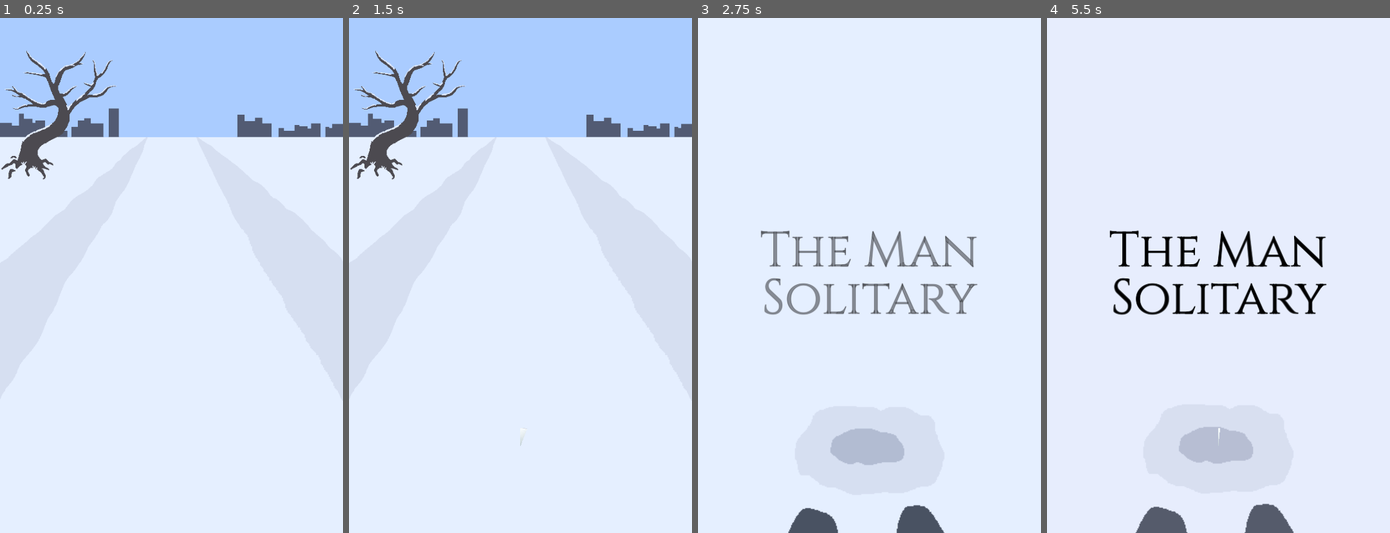
Above: before the commit, frames 1-4 (left to right).
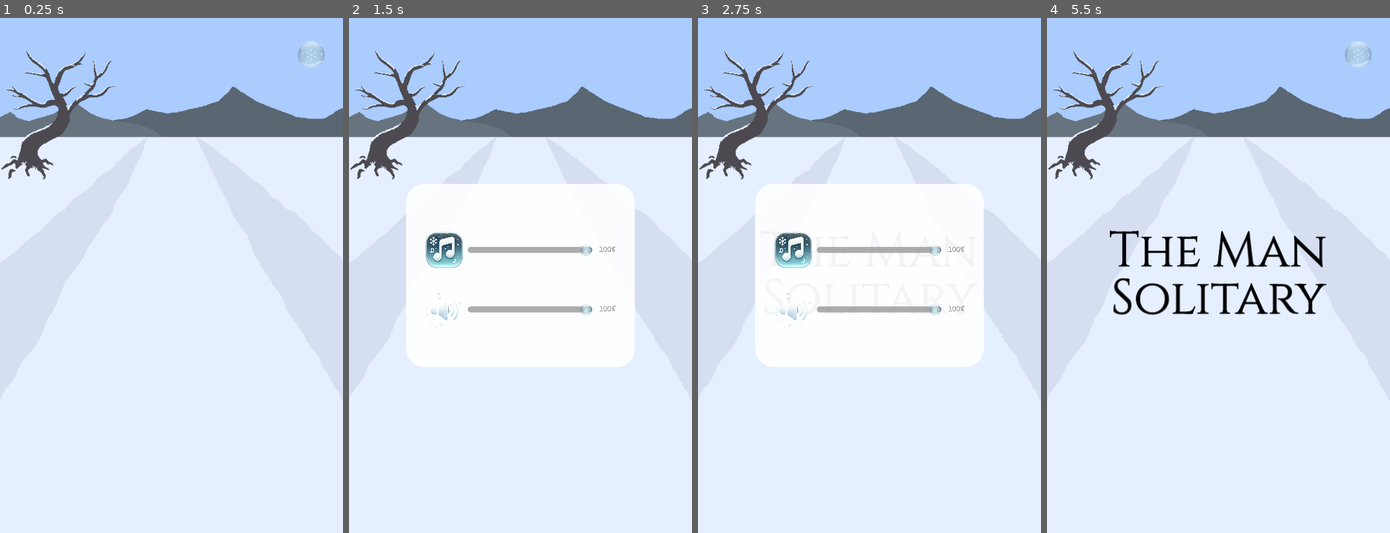
Above: after the commit, the same moments.

Repository: DGIST2023choidoyun/snow-game
Game: Godot game, scene res://scenes/scenes.tscn
The game is run twice, just before and just after one commit, with the same random seed, the same clock (stepped at 60 frames per second) and the same inputs. Before the commit the project starts from res://scenes/main.tscn.tscn.
Inputs (mouse positions are in pixels of both pictures, inside the frame that each line leads up to):
- Up to frame 1 (0.25 s): no input
- Up to frame 2 (1.5 s): click (661, 54) at 0.52 s; tap Enter at 1.25 s; move the mouse to (595, 249) at 1.27 s; hold Up (Head Up) from 1.28 s (still down); hold Space (Charge) from 1.28 s (still down); click (595, 249) at 1.42 s
- Up to frame 3 (2.75 s): move the mouse to (800, 301) at 2.02 s; release Up (Head Up) at 2.03 s; release Space (Charge) at 2.03 s; hold Down (Head Down) from 2.03 s (still down); tap Space (Charge) at 2.1 s; click (800, 301) at 2.17 s
- Up to frame 4 (5.5 s): move the mouse to (1252, 162) at 2.77 s; release Down (Head Down) at 2.78 s; hold Space (Charge) 2.78-3.53 s; hold Up (Head Up) 2.78-4.28 s; click (1252, 162) at 2.92 s; move the mouse to (1201, 378) at 3.52 s; tap Space (Charge) at 3.6, 5.1 s; click (1201, 378) at 3.67 s; move the mouse to (1321, 352) at 4.27 s; hold Space (Charge) 4.28-5.03 s; hold Down (Head Down) from 4.28 s (still down); click (1321, 352) at 4.42 s; move the mouse to (1115, 198) at 5.02 s; click (1115, 198) at 5.17 s

The runs differ from the first frame. In frame 1, 4.4% of the frame differs, in the area x 0-100%, y 4-24%; in frame 2, 9.8%; in frame 3, 30%, in the area x 0-100%, y 0-100%; in frame 4, 26%.

Commit message:
03.10. title complete, control

Diff:
--- /dev/null
+++ b/default_bus_layout.tres
@@ -0,0 +1,15 @@
+[gd_resource type="AudioBusLayout" format=3 uid="uid://ckedsa4i7nbo7"]
+
+[resource]
+bus/1/name = &"BGM"
+bus/1/solo = false
+bus/1/mute = false
+bus/1/bypass_fx = false
+bus/1/volume_db = 0.0
+bus/1/send = &"Master"
+bus/2/name = &"Effect"
+bus/2/solo = false
+bus/2/mute = false
+bus/2/bypass_fx = false
+bus/2/volume_db = 0.0
+bus/2/send = &"Master"
--- a/project.godot
+++ b/project.godot
@@ -12,13 +12,14 @@
 
 config/name="The Man Solitary"
 config/version="0.0.1"
-run/main_scene="res://scenes/main.tscn.tscn"
+run/main_scene="res://scenes/scenes.tscn"
 config/features=PackedStringArray("4.3")
 config/icon="res://icon.png"
 
 [autoload]
 
 GlobalKeyInput="*res://scripts/global/global_key_input.gd"
+GlobalData="*res://scripts/global/global_data.gd"
 
 [display]
 
--- a/scenes/main.tscn.tscn
+++ b/scenes/main.tscn
@@ -1,12 +1,13 @@
-[gd_scene load_steps=9 format=3 uid="uid://q1pdyx7dov4b"]
+[gd_scene load_steps=10 format=3 uid="uid://q1pdyx7dov4b"]
 
-[ext_resource type="Script" path="res://scripts/title/sky_clock.gd" id="1_tcv57"]
-[ext_resource type="Texture2D" uid="uid://b0eq4jutni2rj" path="res://textures/snow_way.png" id="2_iwh7o"]
-[ext_resource type="PackedScene" uid="uid://dg7m4ropivb7m" path="res://scenes/objects/player.tscn" id="3_djmfx"]
-[ext_resource type="Script" path="res://scripts/title/title_animation.gd" id="3_p4xtq"]
-[ext_resource type="FontFile" uid="uid://ebg8pxwvi7c1" path="res://fonts/Cinzel,Oswald/Cinzel/Cinzel-VariableFont_wght.ttf" id="4_ep4ng"]
-[ext_resource type="Texture2D" uid="uid://cgrprj6f6ekt4" path="res://textures/newspaper.png" id="6_xut2p"]
-[ext_resource type="FontFile" uid="uid://801dqtmrq0mt" path="res://fonts/veteran_typewriter/veteran typewriter.ttf" id="7_i71pv"]
+[ext_resource type="Script" path="res://scripts/title/sky_clock.gd" id="1_nay05"]
+[ext_resource type="Texture2D" uid="uid://b0eq4jutni2rj" path="res://textures/snow_way.png" id="2_tp7y0"]
+[ext_resource type="PackedScene" uid="uid://dg7m4ropivb7m" path="res://scenes/objects/player.tscn" id="3_ylcxu"]
+[ext_resource type="Script" path="res://scripts/title/title_animation.gd" id="4_onrtu"]
+[ext_resource type="FontFile" uid="uid://ebg8pxwvi7c1" path="res://fonts/Cinzel,Oswald/Cinzel/Cinzel-VariableFont_wght.ttf" id="5_y4uc6"]
+[ext_resource type="PackedScene" uid="uid://dp8v4j0vv0x4v" path="res://scenes/ui/settings.tscn" id="6_3i7sf"]
+[ext_resource type="Texture2D" uid="uid://cgrprj6f6ekt4" path="res://textures/newspaper.png" id="7_abvu2"]
+[ext_resource type="FontFile" uid="uid://801dqtmrq0mt" path="res://fonts/veteran_typewriter/veteran typewriter.ttf" id="8_v1wur"]
 
 [sub_resource type="StyleBoxFlat" id="StyleBoxFlat_udl0d"]
 bg_color = Color(0.6, 0.6, 0.6, 0)
@@ -24,10 +25,10 @@
 grow_horizontal = 2
 grow_vertical = 2
 color = Color(0.666667, 0.8, 1, 1)
-script = ExtResource("1_tcv57")
+script = ExtResource("1_nay05")
 
 [node name="Timer" type="Timer" parent="Sky"]
-wait_time = 5.0
+wait_time = 60.0
 autostart = true
 
 [node name="BG" type="TextureRect" parent="Sky" groups=["background"]]
@@ -124,28 +125,42 @@
 focus_mode = 0
 theme_override_colors/font_color = Color(0, 0, 0, 1)
 theme_override_constants/outline_size = 2
-theme_override_fonts/font = ExtResource("4_ep4ng")
+theme_override_fonts/font = ExtResource("5_y4uc6")
 theme_override_font_sizes/font_size = 48
 theme_override_styles/normal = SubResource("StyleBoxFlat_udl0d")
 text = "Settings
 "
 
-[node name="Newspaper" type="Sprite2D" parent="."]
+[node name="PreGame" type="Control" parent="TitleMenus"]
 visible = false
-position = Vector2(300, 450)
+layout_mode = 3
+anchors_preset = 15
+anchor_right = 1.0
+anchor_bottom = 1.0
+grow_horizontal = 2
+grow_vertical = 2
+
+[node name="Newspaper" type="Sprite2D" parent="TitleMenus/PreGame"]
+position = Vector2(300, 554)
 rotation = -0.31068
-scale = Vector2(2, 2)
-texture = ExtResource("6_xut2p")
+scale = Vector2(1e-05, 1e-05)
+texture = ExtResource("7_abvu2")
 
-[node name="Label" type="Label" parent="Newspaper"]
+[node name="Label" type="Label" parent="TitleMenus/PreGame/Newspaper"]
 offset_left = 9.0
 offset_top = -142.0
 offset_right = 124.0
 offset_bottom = -119.0
 theme_override_colors/font_color = Color(0, 0, 0, 1)
-theme_override_fonts/font = ExtResource("7_i71pv")
+theme_override_fonts/font = ExtResource("8_v1wur")
 theme_override_font_sizes/font_size = 14
 text = "A Man On The Street
 Who Is Crazy"
 
+[node name="Settings" parent="." instance=ExtResource("6_3i7sf")]
+
 [connection signal="timeout" from="Sky/Timer" to="Sky" method="_on_timer_timeout"]
+[connection signal="button_up" from="TitleMenus/Buttons/GameStartButton" to="TitleMenus" method="start"]
+[connection signal="button_up" from="TitleMenus/Buttons/GameStartButton" to="TitleMenus/Buttons" method="hide"]
+[connection signal="button_up" from="TitleMenus/Buttons/SettingsButton" to="Settings" method="display"]
+[connection signal="gui_input" from="TitleMenus/PreGame" to="TitleMenus" method="_on_pre_game_gui_input"]
--- a/scenes/objects/player.tscn
+++ b/scenes/objects/player.tscn
@@ -1,7 +1,9 @@
-[gd_scene load_steps=3 format=3 uid="uid://dg7m4ropivb7m"]
+[gd_scene load_steps=5 format=3 uid="uid://dg7m4ropivb7m"]
 
-[ext_resource type="Script" path="res://scenes/objects/player.gd" id="1_mxvbk"]
+[ext_resource type="Script" path="res://scripts/player.gd" id="1_mxvbk"]
 [ext_resource type="Texture2D" uid="uid://dxnu4saofsq0p" path="res://icon.png" id="2_1rnll"]
+[ext_resource type="AudioStream" uid="uid://dyjwn6ufxoqbk" path="res://sounds/effect/throw.mp3" id="3_mtelt"]
+[ext_resource type="AudioStream" uid="uid://b0ntvcq5o4b8k" path="res://sounds/effect/snowball_make.mp3" id="4_jnw4j"]
 
 [node name="Player" type="Node"]
 script = ExtResource("1_mxvbk")
@@ -26,3 +28,15 @@
 
 [node name="Marker2D" type="Marker2D" parent="SnowballProgress"]
 position = Vector2(64, 64)
+
+[node name="Throw" type="AudioStreamPlayer2D" parent="."]
+position = Vector2(300, 400)
+stream = ExtResource("3_mtelt")
+volume_db = 10.0
+bus = &"Effect"
+
+[node name="Make" type="AudioStreamPlayer2D" parent="."]
+position = Vector2(300, 400)
+stream = ExtResource("4_jnw4j")
+volume_db = 10.0
+bus = &"Effect"
--- a/scenes/objects/snow_ball.tscn
+++ b/scenes/objects/snow_ball.tscn
@@ -1,11 +1,13 @@
-[gd_scene load_steps=3 format=3 uid="uid://sxtw3rpsgq3u"]
+[gd_scene load_steps=4 format=3 uid="uid://sxtw3rpsgq3u"]
 
+[ext_resource type="Script" path="res://scripts/snow_ball.gd" id="1_7va6a"]
 [ext_resource type="Texture2D" uid="uid://dxnu4saofsq0p" path="res://icon.png" id="1_gsjsr"]
 
 [sub_resource type="CircleShape2D" id="CircleShape2D_v7dgu"]
 radius = 64.0
 
 [node name="Snowball" type="Area2D"]
+script = ExtResource("1_7va6a")
 
 [node name="Sprite2D" type="Sprite2D" parent="."]
 texture = ExtResource("1_gsjsr")
--- /dev/null
+++ b/scenes/scenes.tscn
@@ -0,0 +1,12 @@
+[gd_scene load_steps=3 format=3 uid="uid://csqfdowqhribg"]
+
+[ext_resource type="Script" path="res://scripts/system/scenes.gd" id="1_qxc5g"]
+[ext_resource type="AudioStream" uid="uid://ijssdxq5v4kf" path="res://sounds/bgm/shades_of_grey.mp3" id="2_nuury"]
+
+[node name="Scenes" type="Node"]
+script = ExtResource("1_qxc5g")
+
+[node name="AudioStreamPlayer2D" type="AudioStreamPlayer2D" parent="."]
+stream = ExtResource("2_nuury")
+autoplay = true
+bus = &"BGM"
--- /dev/null
+++ b/scenes/ui/settings.tscn
@@ -0,0 +1,160 @@
+[gd_scene load_steps=8 format=3 uid="uid://dp8v4j0vv0x4v"]
+
+[ext_resource type="Script" path="res://scripts/system/settings.gd" id="1_yi3ng"]
+[ext_resource type="Texture2D" uid="uid://l2xifmhfge2c" path="res://textures/UI/simple_btn.png" id="2_cc46u"]
+[ext_resource type="Texture2D" uid="uid://dm20f87rcosgp" path="res://textures/UI/bgm_icon.png" id="3_as5cd"]
+[ext_resource type="Texture2D" uid="uid://bh0805oynmvbf" path="res://textures/UI/effect_icon.png" id="4_lwmnv"]
+[ext_resource type="FontFile" uid="uid://801dqtmrq0mt" path="res://fonts/veteran_typewriter/veteran typewriter.ttf" id="4_nuqhb"]
+[ext_resource type="Texture2D" uid="uid://ydhsag8glkfk" path="res://textures/UI/grabber.png" id="4_ogdis"]
+
+[sub_resource type="StyleBoxFlat" id="StyleBoxFlat_0ry5n"]
+bg_color = Color(1, 1, 1, 0.909804)
+corner_radius_top_left = 32
+corner_radius_top_right = 32
+corner_radius_bottom_right = 32
+corner_radius_bottom_left = 32
+
+[node name="Settings" type="Control"]
+layout_mode = 3
+anchors_preset = 15
+anchor_right = 1.0
+anchor_bottom = 1.0
+grow_horizontal = 2
+grow_vertical = 2
+mouse_filter = 2
+script = ExtResource("1_yi3ng")
+
+[node name="PauseButton" type="Button" parent="."]
+self_modulate = Color(1, 1, 1, 0.498039)
+layout_mode = 1
+anchors_preset = 1
+anchor_left = 1.0
+anchor_right = 1.0
+offset_left = -300.0
+offset_top = -180.0
+offset_right = 188.0
+offset_bottom = 308.0
+grow_horizontal = 0
+scale = Vector2(0.1, 0.1)
+pivot_offset = Vector2(244, 244)
+focus_mode = 0
+icon = ExtResource("2_cc46u")
+flat = true
+icon_alignment = 1
+
+[node name="Panel" type="Panel" parent="."]
+visible = false
+self_modulate = Color(1, 1, 1, 0)
+layout_mode = 1
+anchors_preset = 15
+anchor_right = 1.0
+anchor_bottom = 1.0
+grow_horizontal = 2
+grow_vertical = 2
+
+[node name="Base" type="Panel" parent="Panel"]
+layout_mode = 1
+anchors_preset = 8
+anchor_left = 0.5
+anchor_top = 0.5
+anchor_right = 0.5
+anchor_bottom = 0.5
+offset_left = -200.0
+offset_top = -160.0
+offset_right = 200.0
+offset_bottom = 160.0
+grow_horizontal = 2
+grow_vertical = 2
+theme_override_styles/panel = SubResource("StyleBoxFlat_0ry5n")
+
+[node name="BGM" type="TextureRect" parent="Panel/Base"]
+layout_mode = 2
+offset_left = 34.0
+offset_top = 82.0
+offset_right = 443.0
+offset_bottom = 491.0
+scale = Vector2(0.16, 0.16)
+texture = ExtResource("3_as5cd")
+
+[node name="HSlider" type="HSlider" parent="Panel/Base/BGM"]
+layout_mode = 1
+anchors_preset = 6
+anchor_left = 1.0
+anchor_top = 0.5
+anchor_right = 1.0
+anchor_bottom = 0.5
+offset_left = 53.0
+offset_top = -4.5
+offset_right = 223.0
+offset_bottom = 11.5
+grow_horizontal = 0
+grow_vertical = 2
+scale = Vector2(8, 8)
+pivot_offset = Vector2(0, 8)
+theme_override_icons/grabber = ExtResource("4_ogdis")
+theme_override_icons/grabber_highlight = ExtResource("4_ogdis")
+max_value = 1.0
+step = 0.01
+value = 1.0
+
+[node name="Label" type="Label" parent="Panel/Base/BGM"]
+layout_mode = 0
+offset_left = 1843.75
+offset_top = 150.0
+offset_right = 2137.75
+offset_bottom = 256.0
+pivot_offset = Vector2(0, 53)
+theme_override_colors/font_color = Color(0.545098, 0.545098, 0.545098, 1)
+theme_override_fonts/font = ExtResource("4_nuqhb")
+theme_override_font_sizes/font_size = 84
+text = "100%"
+horizontal_alignment = 1
+vertical_alignment = 1
+
+[node name="Effect" type="TextureRect" parent="Panel/Base"]
+offset_left = 34.0
+offset_top = 186.0
+offset_right = 443.0
+offset_bottom = 595.0
+scale = Vector2(0.16, 0.16)
+texture = ExtResource("4_lwmnv")
+
+[node name="HSlider" type="HSlider" parent="Panel/Base/Effect"]
+layout_mode = 1
+anchors_preset = 6
+anchor_left = 1.0
+anchor_top = 0.5
+anchor_right = 1.0
+anchor_bottom = 0.5
+offset_left = 53.0
+offset_top = -4.5
+offset_right = 223.0
+offset_bottom = 11.5
+grow_horizontal = 0
+grow_vertical = 2
+scale = Vector2(8, 8)
+pivot_offset = Vector2(0, 8)
+theme_override_icons/grabber = ExtResource("4_ogdis")
+theme_override_icons/grabber_highlight = ExtResource("4_ogdis")
+max_value = 1.0
+step = 0.01
+value = 1.0
+
+[node name="Label" type="Label" parent="Panel/Base/Effect"]
+offset_left = 1843.75
+offset_top = 150.0
+offset_right = 2137.75
+offset_bottom = 256.0
+pivot_offset = Vector2(0, 53)
+theme_override_colors/font_color = Color(0.545098, 0.545098, 0.545098, 1)
+theme_override_fonts/font = ExtResource("4_nuqhb")
+theme_override_font_sizes/font_size = 84
+text = "100%"
+horizontal_alignment = 1
+vertical_alignment = 1
+
+[connection signal="button_up" from="PauseButton" to="PauseButton" method="hide"]
+[connection signal="button_up" from="PauseButton" to="Panel" method="show"]
+[connection signal="gui_input" from="Panel" to="." method="_on_panel_gui_input"]
+[connection signal="value_changed" from="Panel/Base/BGM/HSlider" to="." method="renewBGMSound"]
+[connection signal="value_changed" from="Panel/Base/Effect/HSlider" to="." method="renewEffectSound"]
--- /dev/null
+++ b/scripts/global/global_data.gd
@@ -0,0 +1,3 @@
+extends Node
+
+var in_game = false
--- a/scenes/objects/player.gd
+++ b/scripts/player.gd
@@ -2,10 +2,11 @@
 
 var bg
 var dir: int = 0 # -1, 0, 1
+var sit_down: bool = false
 
 var snowball_gauge: int = 0
 var snowball_charging: bool = false
-var snowball_hold: bool = false
+var snowball_hold: Node = null
 
 @onready var snowball_obj = preload("res://scenes/objects/snow_ball.tscn")
 
@@ -13,30 +14,36 @@
 	bg = get_tree().get_nodes_in_group("background")[0]
 
 func _input(event: InputEvent) -> void:
-	if event.is_action_pressed("Head Up"):
-		dir = -1
-	elif event.is_action_pressed("Head Down"):
-		dir = 1
-	elif event.is_action_released("Head Up") or event.is_action_released("Head Down"):
-		dir = 0
+	if GlobalData.in_game:
+		if event.is_action_pressed("Head Up"):
+			dir = -1
+		elif event.is_action_pressed("Head Down"):
+			dir = 1
+		elif event.is_action_released("Head Up") or event.is_action_released("Head Down"):
+			dir = 0
 
-	if not snowball_hold:
-		if event.is_action_pressed("Charge"):
-			snowball_charging = true
-		elif event.is_action_released("Charge"):
-			snowball_charging = false
+		if not snowball_hold and sit_down:
+			if event.is_action_pressed("Charge"):
+				snowball_charging = true
+			elif event.is_action_released("Charge"):
+				snowball_charging = false
+		if event is InputEventMouseButton and snowball_hold != null:
+			snowball_hold.throw()
+			snowball_hold = null
+			$Throw.play()
 
 func _process(delta: float) -> void:
 	if snowball_charging:
+		if not $Make.playing:
+			$Make.play()
 		$SnowballProgress.value += delta * 30
 		if $SnowballProgress.value >= 100:
-			snowball_hold = true
 			snowball_charging = false
 			$SnowballProgress.value = 0
 
-			var snowball = snowball_obj.instantiate()
-			get_tree().root.add_child(snowball)
-			snowball.global_position = $SnowballProgress/Marker2D.global_position
+			snowball_hold = snowball_obj.instantiate()
+			get_tree().root.add_child(snowball_hold)
+			snowball_hold.global_position = $SnowballProgress/Marker2D.global_position
 	else:
 		$SnowballProgress.value -= delta * 60
 
@@ -44,11 +51,19 @@
 	var yy = bg.position.y
 	if dir > 0: # head up
 		bg.position.y -= delta * 6 * (yy + 900)
+
+		if yy < -700:
+			sit_down = true
+
 		if yy < -900:
 			dir = 0
 			bg.position.y = -900
 	elif dir < 0: # head down
 		bg.position.y += delta * 6 * (-yy)
+
+		if yy >= -700:
+			sit_down = false
+
 		if yy > 0:
 			dir = 0
 			bg.position.y = 0
--- /dev/null
+++ b/scripts/snow_ball.gd
@@ -0,0 +1,14 @@
+extends Area2D
+
+
+# Called when the node enters the scene tree for the first time.
+func _ready() -> void:
+	pass # Replace with function body.
+
+
+# Called every frame. 'delta' is the elapsed time since the previous frame.
+func _process(delta: float) -> void:
+	pass
+
+func throw():
+	print("lsd")
--- /dev/null
+++ b/scripts/system/scenes.gd
@@ -0,0 +1,5 @@
+extends Node
+
+func _ready() -> void:
+	var scenes = load("res://scenes/main.tscn").instantiate()
+	add_child(scenes)
--- /dev/null
+++ b/scripts/system/settings.gd
@@ -0,0 +1,19 @@
+extends Control
+
+func renewEffectSound(value):
+	AudioServer.set_bus_volume_db(AudioServer.get_bus_index("Effect"), linear_to_db(value))
+	$Panel/Base/Effect/Label.text = "{0}%".format([value * 100])
+
+func renewBGMSound(value):
+	AudioServer.set_bus_volume_db(AudioServer.get_bus_index("BGM"), linear_to_db(value))
+	$Panel/Base/BGM/Label.text = "{0}%".format([value * 100])
+
+
+func _on_panel_gui_input(event: InputEvent) -> void:
+	if event.is_pressed():
+		$PauseButton.show()
+		$Panel.hide()
+
+func display():
+	$Panel.show()
+	$PauseButton.hide()
--- a/scripts/title/title_animation.gd
+++ b/scripts/title/title_animation.gd
@@ -1,4 +1,6 @@
 extends Node
+
+var can_touch: bool = false
 
 func _ready() -> void:
 	await get_tree().create_timer(1.5).timeout
@@ -21,3 +23,21 @@
 
 	tween.tween_property($Buttons, "modulate:a", 1, 1.5)
 	await tween.finished
+
+
+func start():
+	$PreGame.show()
+	await get_tree().create_timer(1).timeout
+
+	var tween = create_tween()
+	tween.tween_property($PreGame/Newspaper, "scale", Vector2(2, 2), 0.4)
+	tween.set_trans(Tween.TRANS_CUBIC)
+
+	await tween.finished
+
+	can_touch = true
+
+func _on_pre_game_gui_input(event: InputEvent) -> void:
+	if can_touch and event.is_pressed():
+		GlobalData.in_game = true
+		self.queue_free()
Not shown: 4 places in scenes/main.tscn that only renumber resources
Not shown, added: sounds/bgm/shades_of_grey.mp3.import
Not shown, added: sounds/effect/hit.mp3.import
Not shown, added: sounds/effect/snow_walk-1.mp3.import
Not shown, added: sounds/effect/snow_walk-2.mp3.import
Not shown, added: sounds/effect/snowball_make.mp3.import
Not shown, added: sounds/effect/throw.mp3.import
Binary file added: textures/UI/bgm_icon.png
Not shown, added: textures/UI/bgm_icon.png.import
Binary file added: textures/UI/effect_icon.png
Not shown, added: textures/UI/effect_icon.png.import
Binary file added: textures/UI/grabber.png
(and 14 more such lines)
